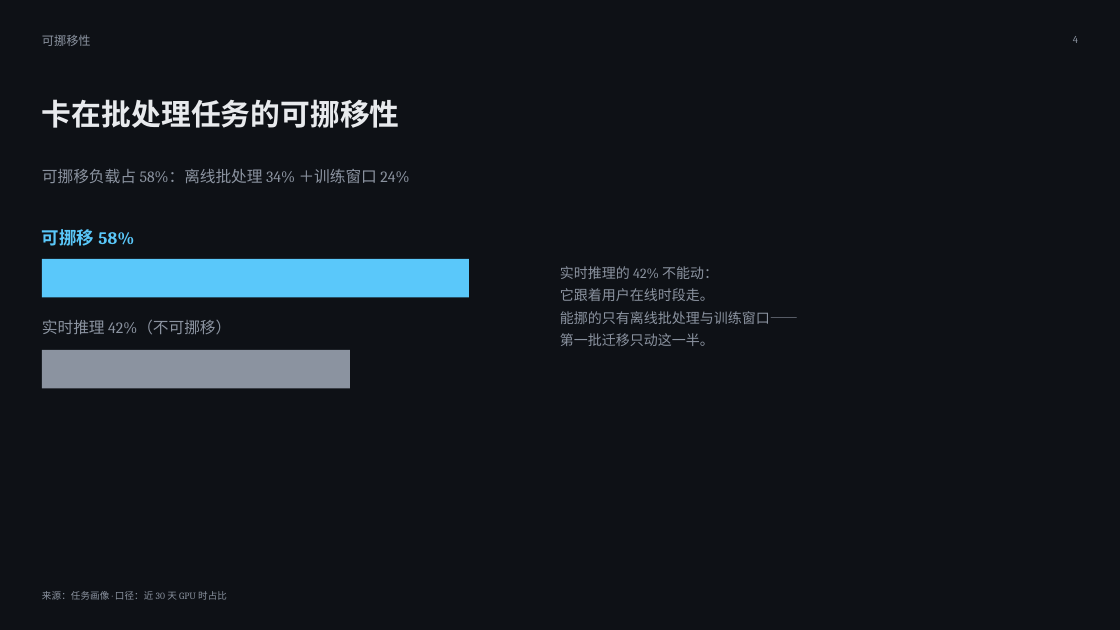
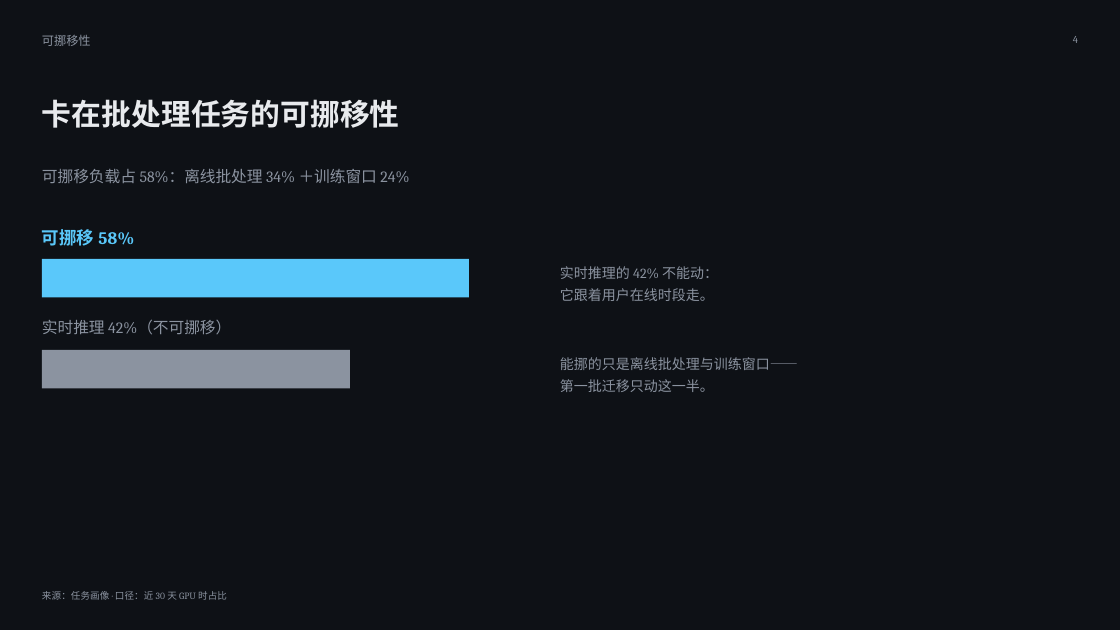
Before and after one commit to cpikeo/ppt-visual-art-director-os, a slide deck: slide 4 of acceptance/samples/deck-B-暗色调度台.pptx. Drawn at 1120x630 pixels with LibreOffice and Linux fonts; fonts in the diff are those of the drawing. Boxes give left, top, right and bottom in pixels: in the first picture for what was removed or moved away, otherwise in the second. Text is boxed around its words. In the diff, an @@ line names an element or a change of style, - is before the commit and + after.

```diff
--- a/acceptance/samples/deck-B-暗色调度台.pptx
+++ b/acceptance/samples/deck-B-暗色调度台.pptx
@@ text at bbox=[560, 311, 798, 346]: paragraphs removed @@
-能挪的只有离线批处理与训练窗口——
-第一批迁移只动这一半。
@@ text added at bbox=[560, 357, 798, 392], 12 pt, text #8B93A0 @@
+能挪的只是离线批处理与训练窗口——
+第一批迁移只动这一半。
```
Also in this commit, not shown: 1 other slide changed, 8 other files.
